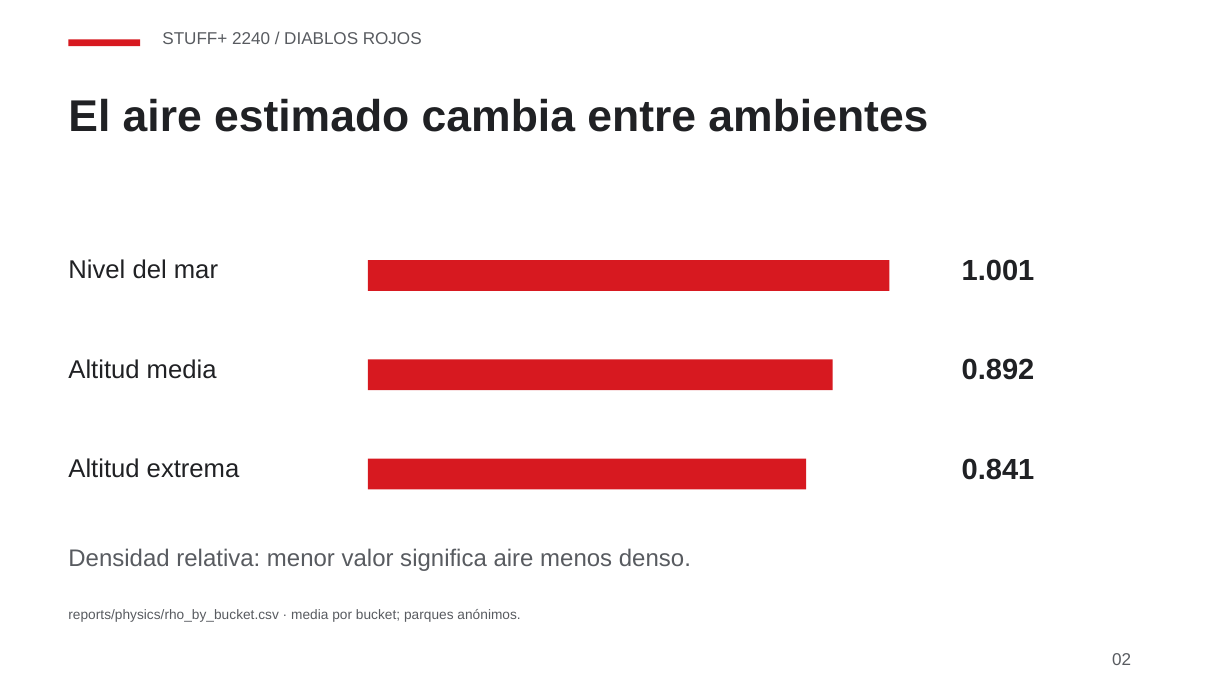
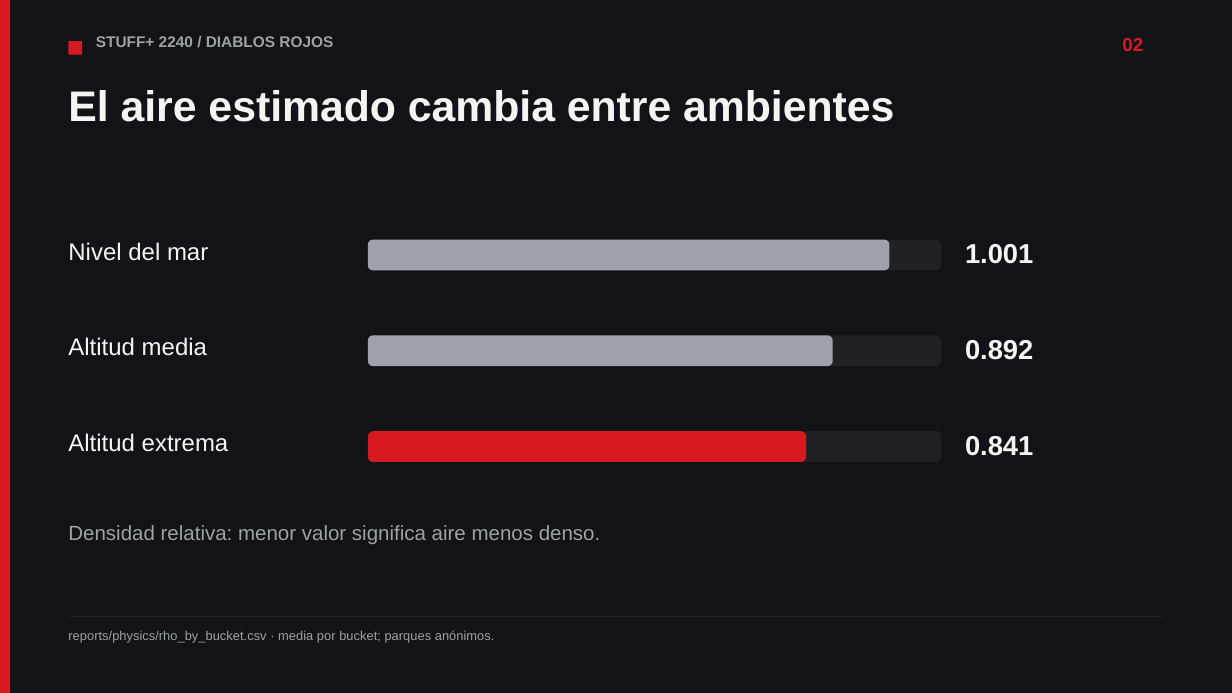
Before and after one commit to JoahanMorales/fuzzy-octo-pancake-DIABLOS-ROJOS-MLB, a slide deck: slide 2 of demo/deck/deck.pptx. Drawn at 1232x693 pixels with LibreOffice and Linux fonts; fonts in the diff are those of the drawing. Boxes give left, top, right and bottom in pixels: in the first picture for what was removed or moved away, otherwise in the second. Text is boxed around its words. In the diff, an @@ line names an element or a change of style, - is before the commit and + after.

Commit message:
HACK-088: deck and one-pager typeset in LaTeX (Beamer + TikZ, Fira Sans)
- Page gains a TeX backend: the same lines as the PPTX and the ReportLab PDF, at the same coordinates
- deck.tex (Beamer) and one-pager.tex compiled with Tectonic over the ReportLab PDFs; fallback kept without Tectonic
- dark slides with cards, bar tracks and a hero number; one-pager with KPI strip and section rules
- verify.py passes unchanged; previews regenerated

```diff
--- a/demo/deck/deck.pptx
+++ b/demo/deck/deck.pptx
@@ rectangle added at box(0, 0, 1232, 692), fill #121316 @@
@@ rectangle added at box(0, 0, 10, 692), fill #D71920 @@
@@ rectangle: place and size @@
-rectangle at box(69, 39, 140, 47)
+rectangle at box(69, 41, 83, 54)
@@ text "STUFF+ 2240 / DIABLOS ROJOS": place and size @@
-text "STUFF+ 2240 / DIABLOS ROJOS" at box(162, 32, 422, 44)
+text "STUFF+ 2240 / DIABLOS ROJOS" at box(96, 36, 333, 47)
@@ text "STUFF+ 2240 / DIABLOS ROJOS" at box(96, 36, 333, 47): size 10 to 9 pt, text colour #585B60 to #9EA1A7, bold on @@
@@ text "02": place and size @@
-text "02" at box(1112, 653, 1131, 665)
+text "02" at box(1122, 38, 1143, 51)
@@ text "02" at box(1122, 38, 1143, 51): size 10 to 11 pt, text colour #585B60 to #D71920, bold on @@
@@ text "El aire estimado cambia entre ...": place and size @@
-text "El aire estimado cambia entre ..." at box(68, 98, 928, 132)
+text "El aire estimado cambia entre ..." at box(68, 90, 894, 122)
@@ text "El aire estimado cambia entre ..." at box(68, 90, 894, 122): size 26 to 25 pt, text colour #202124 to #F4F4F5 @@
@@ text "Nivel del mar": place and size @@
-text "Nivel del mar" at box(68, 259, 218, 279)
+text "Nivel del mar" at box(68, 242, 208, 261)
@@ rounded rectangle added at box(368, 239, 941, 270), fill #1F2125 @@
@@ rounded rectangle added at box(368, 239, 890, 270), fill #9EA1A7 @@
@@ text "1.001": place and size @@
-text "1.001" at box(962, 259, 1035, 281)
+text "1.001" at box(965, 244, 1033, 264)
@@ rectangle removed at box(368, 260, 890, 291) @@
@@ text "Altitud media": place and size @@
-text "Altitud media" at box(68, 359, 217, 379)
+text "Altitud media" at box(68, 337, 207, 356)
@@ rounded rectangle added at box(368, 335, 941, 366), fill #1F2125 @@
@@ rounded rectangle added at box(368, 335, 833, 366), fill #9EA1A7 @@
@@ text "0.892": place and size @@
-text "0.892" at box(962, 358, 1035, 380)
+text "0.892" at box(965, 340, 1033, 360)
@@ rectangle removed at box(368, 360, 833, 391) @@
@@ size 15 to 14 pt, text colour #202124 to #F4F4F5 in 3 elements at box(68, 242, 208, 261), box(68, 337, 207, 356), box(68, 433, 229, 452) @@
@@ text "Altitud extrema": place and size @@
-text "Altitud extrema" at box(68, 458, 240, 478)
+text "Altitud extrema" at box(68, 433, 229, 452)
@@ rounded rectangle: place and size @@
-rounded rectangle at box(368, 458, 807, 489)
+rounded rectangle at box(368, 431, 807, 462)
@@ rounded rectangle at box(368, 431, 807, 462): rectangle to rounded rectangle @@
@@ rounded rectangle added at box(368, 431, 941, 462), fill #1F2125 @@
@@ size 17 to 16 pt, text colour #202124 to #F4F4F5 in 3 elements at box(965, 244, 1033, 264), box(965, 340, 1033, 360), box(965, 436, 1033, 456) @@
@@ text "0.841": place and size @@
-text "0.841" at box(962, 458, 1035, 480)
+text "0.841" at box(965, 436, 1033, 456)
@@ text "Densidad relativa: menor valor significa ...": place and size @@
-text "Densidad relativa: menor valor significa ..." at box(68, 548, 691, 571)
+text "Densidad relativa: menor valor significa ..." at box(68, 525, 601, 544)
@@ text "Densidad relativa: menor valor significa ..." at box(68, 525, 601, 544): size 14 to 12 pt, text colour #585B60 to #9EA1A7 @@
@@ text "reports/physics/rho_by_bucket.csv · media por bucket; ...": place and size @@
-text "reports/physics/rho_by_bucket.csv · media por bucket; ..." at box(68, 609, 520, 622)
+text "reports/physics/rho_by_bucket.csv · media por bucket; ..." at box(68, 630, 495, 643)
@@ text "reports/physics/rho_by_bucket.csv · media por bucket; ..." at box(68, 630, 495, 643): size 8 to 7.5 pt, text colour #585B60 to #9EA1A7 @@
@@ rectangle added at box(69, 616, 1164, 617), fill #1F2125 @@
```
Also in this commit, not shown: 9 other slides changed, 8 other files.
